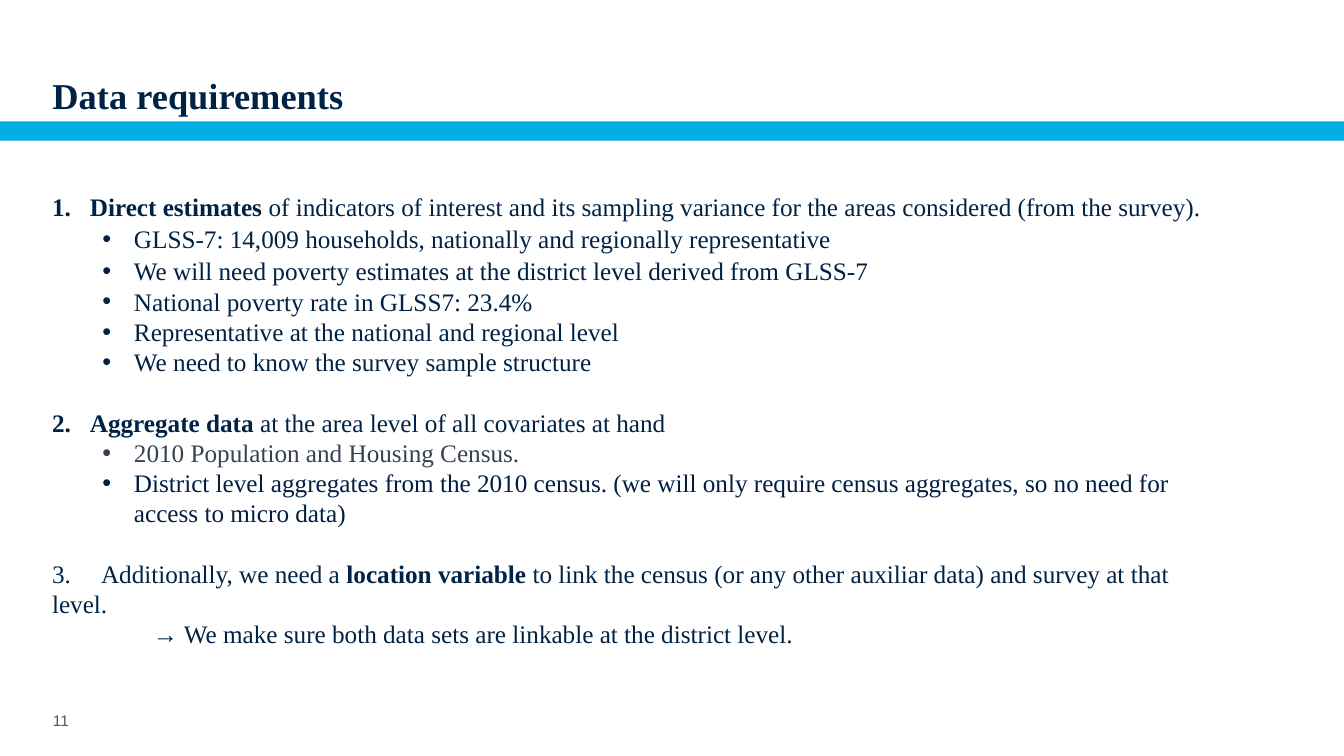
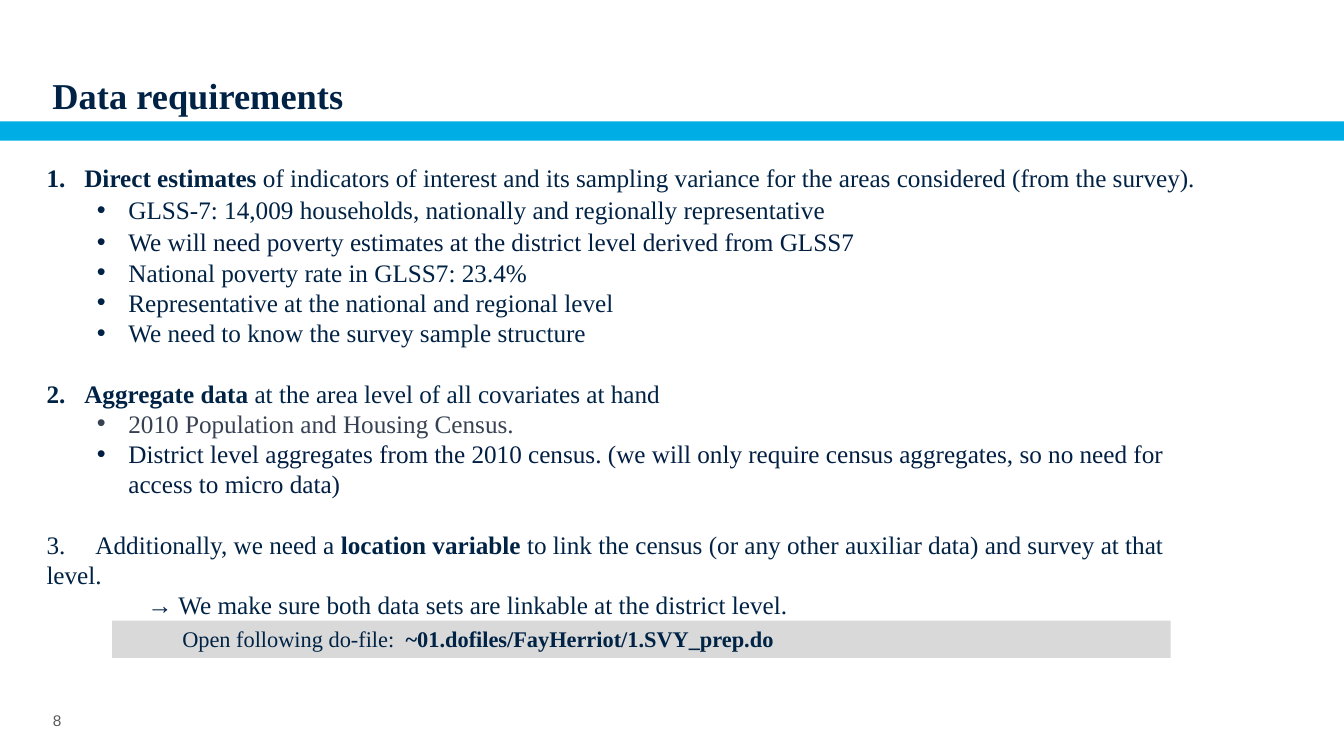
Before and after one commit to pcorralrodas/wb_sae_training, a slide deck: slide 8 of 02.Area_level_models/03.presentation/Off_census_years_sae.pptx (slide 11 before the commit). Drawn at 1344x756 pixels with LibreOffice and Linux fonts; fonts in the diff are those of the drawing; background and template pictures are left out. Boxes give left, top, right and bottom in pixels: in the first picture for what was removed or moved away, otherwise in the second. Text is boxed around its words. In the diff, an @@ line names an element or a change of style, - is before the commit and + after.

Commit message:
Update Off_census_years_sae.pptx
Modified and simplified presentation. Added a slide about Accuracy and precision in the evaluation of estimates' section.

```diff
--- a/02.Area_level_models/03.presentation/Off_census_years_sae.pptx
+++ b/02.Area_level_models/03.presentation/Off_census_years_sae.pptx
@@ text "Direct estimates of indicators of ...": place and size @@
-text "Direct estimates of indicators of ..." at <box>52,198,1200,614</box>
+text "Direct estimates of indicators of ..." at <box>47,169,1195,585</box>
@@ text at <box>128,233,854,257</box>: text changed @@
-  • We will need poverty estimates at the district level derived from GLSS-7
+  • We will need poverty estimates at the district level derived from GLSS7
@@ rectangle added at <box>112,621,1171,658</box>, fill #D9D9D9, 16 pt, text #002345, bold @@
+      Open following do-file: ~01.dofiles/FayHerriot/1.SVY_prep.do
@@ page number at <box>53,715,62,726</box>: text changed @@
-11
+8
```
Also in this commit, not shown: 10 other slides changed, 1 slide added, 1 slide removed.
